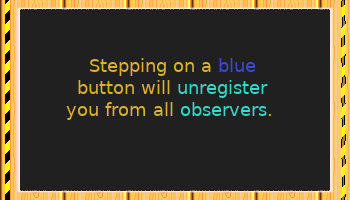
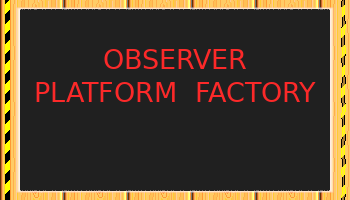
Comparing the layer stacks of the two 350x200 images. Changes:
renamed "Stepping on a blue button will..." to "OBSERVER PLATFORM FACTORY ...", painted on it over left=36, top=49, right=316, bottom=120
